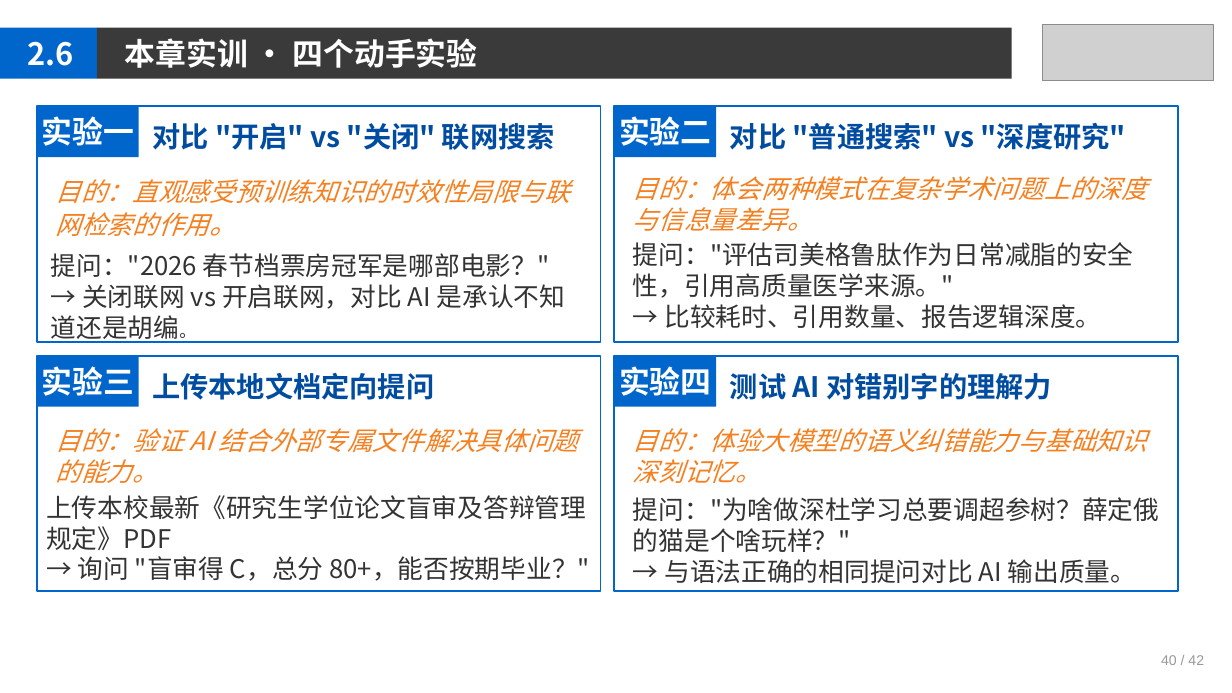
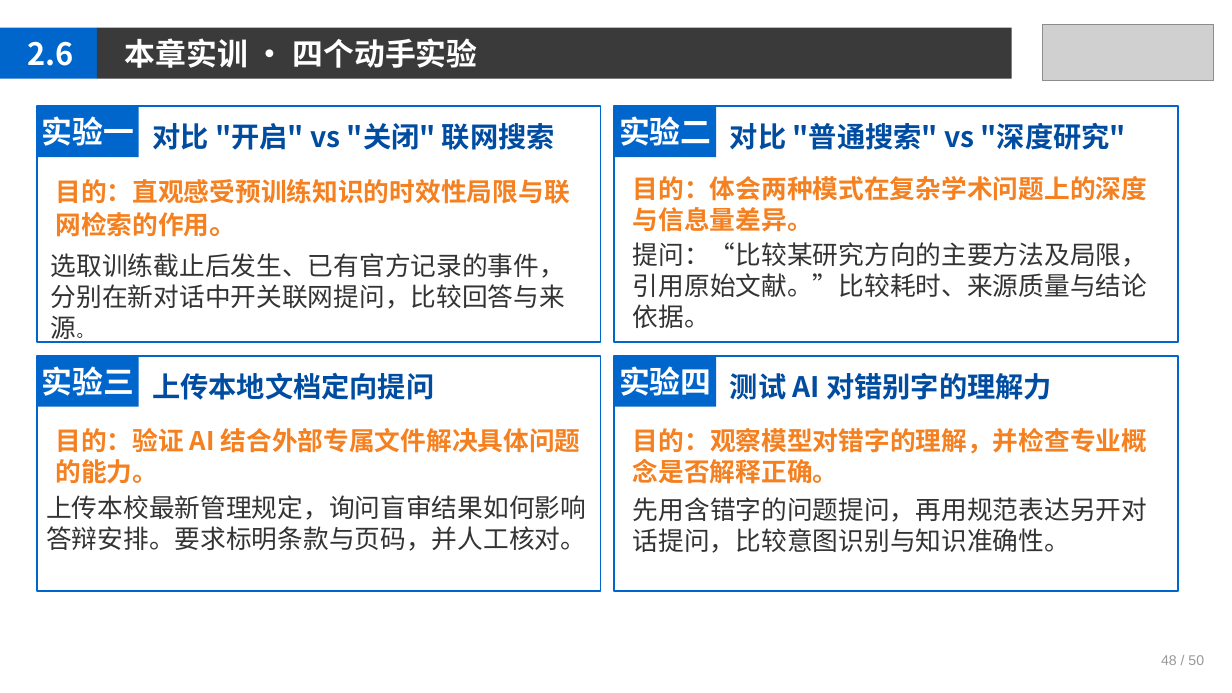
Before and after one commit to jpqiang/AIGC, a slide deck: slide 48 of 课件/第2章.pptx. Drawn at 1232x693 pixels with LibreOffice and Linux fonts; fonts in the diff are those of the drawing; grey boxes stand for pictures. Boxes give left, top, right and bottom in pixels: in the first picture for what was removed or moved away, otherwise in the second. Text is boxed around its words. In the diff, an @@ line names an element or a change of style, - is before the commit and + after.

```diff
--- a/课件/第2章.pptx
+++ b/课件/第2章.pptx
@@ text at bbox=[51, 253, 565, 343]: text changed @@
-提问："2026 春节档票房冠军是哪部电影？"
-→ 关闭联网 vs 开启联网，对比 AI 是承认不知道还是胡编。
+选取训练截止后发生、已有官方记录的事件，分别在新对话中开关联网提问，比较回答与来源。
@@ text at bbox=[633, 242, 1147, 328]: text changed @@
-提问："评估司美格鲁肽作为日常减脂的安全性，引用高质量医学来源。"
-→ 比较耗时、引用数量、报告逻辑深度。
+提问：“比较某研究方向的主要方法及局限，引用原始文献。”比较耗时、来源质量与结论依据。
@@ bold on, italic off in 3 elements at bbox=[55, 179, 569, 237], bbox=[633, 176, 1147, 232], bbox=[55, 428, 581, 484] @@
@@ text at bbox=[633, 428, 1147, 484]: text changed; bold on; italic off @@
-目的：体验大模型的语义纠错能力与基础知识深刻记忆。
+目的：观察模型对错字的理解，并检查专业概念是否解释正确。
@@ text at bbox=[46, 495, 586, 551]: text changed @@
-上传本校最新《研究生学位论文盲审及答辩管理规定》PDF
-→ 询问 "盲审得 C，总分 80+，能否按期毕业？"
+上传本校最新管理规定，询问盲审结果如何影响答辩安排。要求标明条款与页码，并人工核对。
@@ text at bbox=[633, 497, 1147, 553]: text changed @@
-提问："为啥做深杜学习总要调超参树？薛定俄的猫是个啥玩样？"
-→ 与语法正确的相同提问对比 AI 输出质量。
+先用含错字的问题提问，再用规范表达另开对话提问，比较意图识别与知识准确性。
@@ text at bbox=[1161, 655, 1204, 665]: text changed @@
-40 / 42
+48 / 50
```
Also in this commit, not shown: 47 other slides changed.
